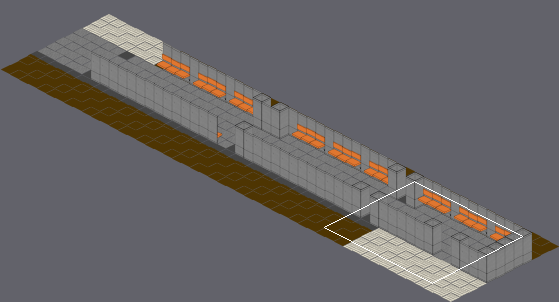
Two versions of a level (Tiled map, src/data/subway01.tmx). Above: a wide view before the commit, with the close-up outlined.
Close-up. First the earlier version:
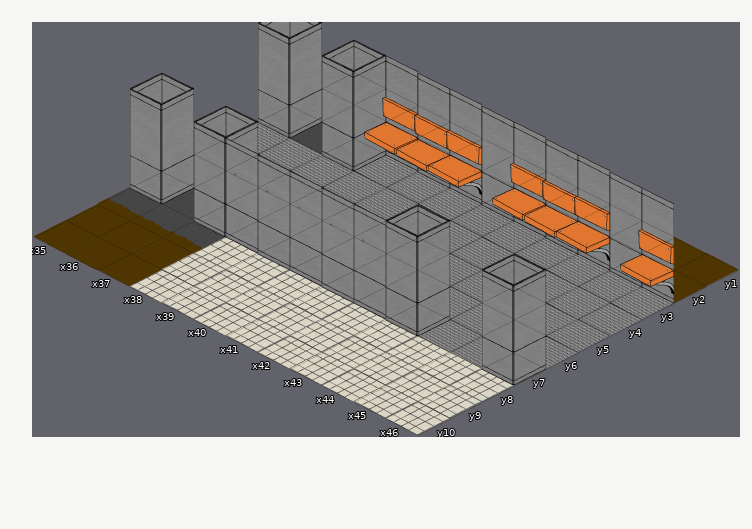
Cells are 250x129 px. Isometric: x runs down to the right, y down to the left. Shown: x 35..46, y 1..10. Tiles whose own drawing changed are shown in their newer look in all pictures.
New version:
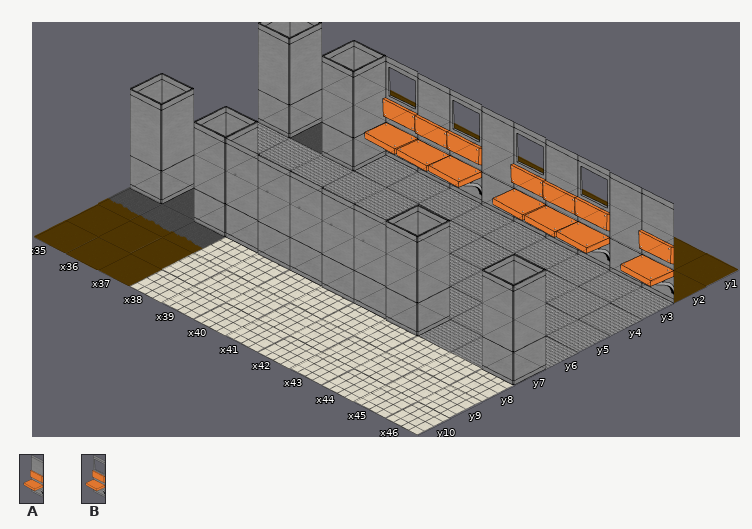
Key: from "walls250x512_2": A 9, B 10.
_ is an empty cell.
Difference:
Layer "walls_layer":
y 3: x 38 A -> B; x 40 A -> B; x 42 A -> B; x 44 A -> B
Where, in picture pixels (left, top, right, bottom), the same in both close-ups:
changed: (364, 56, 610, 271)
